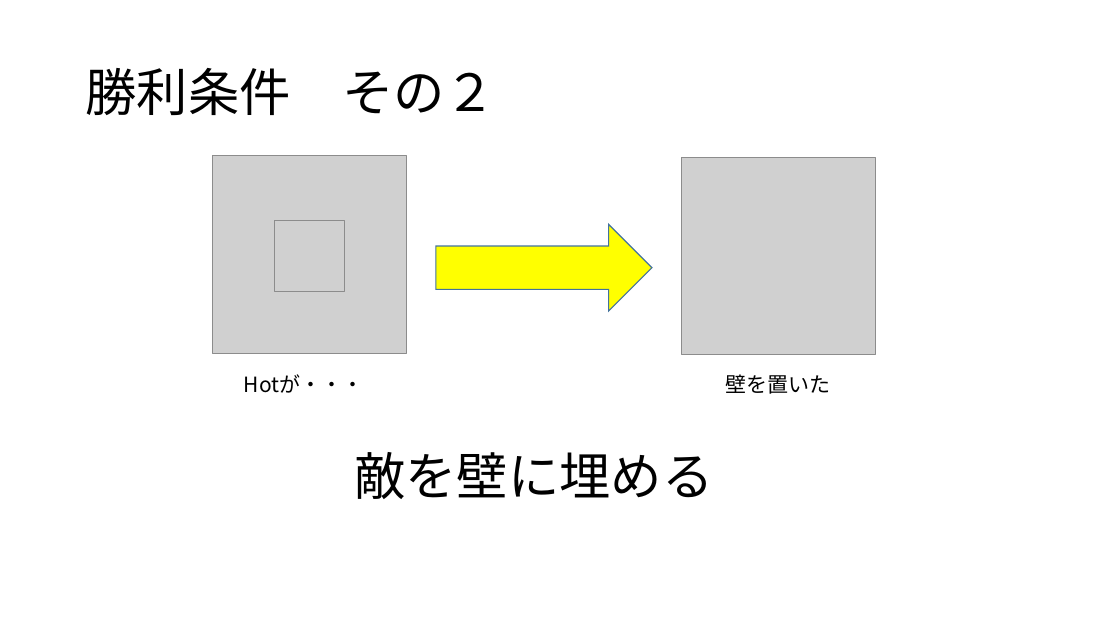
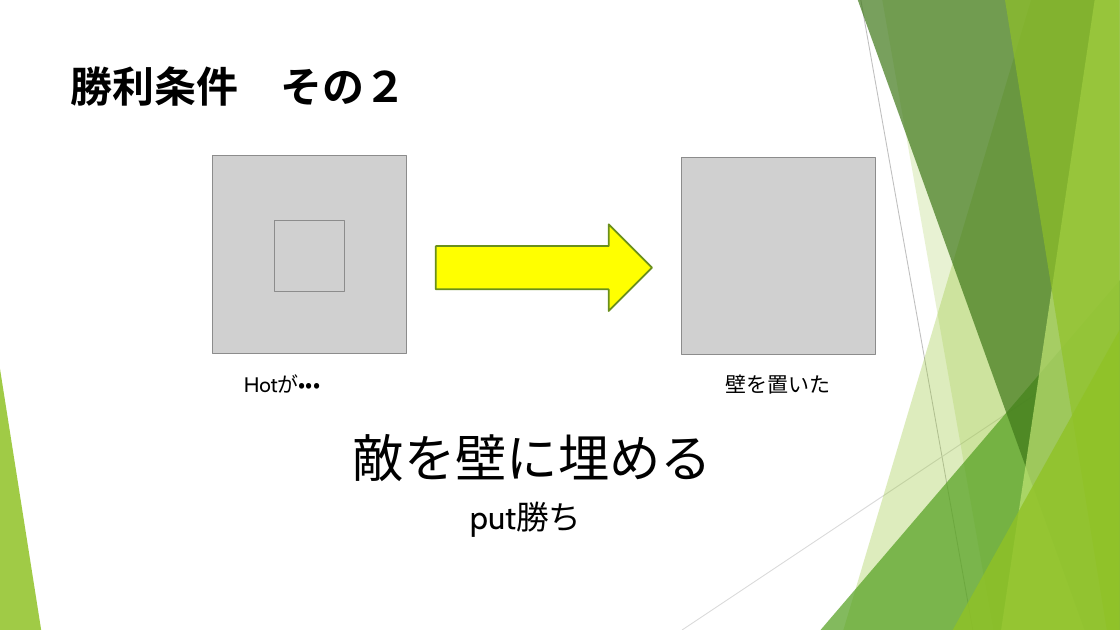
Before and after one commit to noko1024/ChaserDoc, a slide deck: slide 11 of New_U-16.pptx (slide 10 before the commit). Drawn at 1120x630 pixels with LibreOffice and Linux fonts; fonts in the diff are those of the drawing; grey boxes stand for pictures. Boxes give left, top, right and bottom in pixels: in the first picture for what was removed or moved away, otherwise in the second. Text is boxed around its words. In the diff, an @@ line names an element or a change of style, - is before the commit and + after.

```diff
--- a/New_U-16.pptx
+++ b/New_U-16.pptx
@@ title "勝利条件 その２": place and size @@
-title "勝利条件 その２" at bbox=[85, 68, 496, 115]
+title "勝利条件 その２" at bbox=[71, 66, 407, 106]
@@ title "勝利条件 その２" at bbox=[71, 66, 407, 106]: size 44 to 36 pt, font Noto Sans CJK JP to Cabin, bold on; line spacing 0.9 to 1; vertical alignment middle to top @@
@@ right arrow at bbox=[436, 224, 652, 311]: outline #43739E 1 pt to #6B901C 1.5 pt @@
@@ group added at bbox=[0, 0, 1120, 630]: 5 freeform shapes, 3 triangles, 2 lines @@
@@ text "Hotが・・・" at bbox=[244, 375, 320, 393]: font Noto Sans CJK JP to Cabin @@
@@ text "敵を壁に埋める" at bbox=[353, 434, 712, 481]: font Noto Sans CJK JP to Cabin @@
@@ text "敵を壁に埋める": place and size @@
-text "敵を壁に埋める" at bbox=[354, 452, 713, 499]
+text "敵を壁に埋める" at bbox=[353, 434, 712, 481]
@@ text added at bbox=[470, 502, 582, 537], 28 pt, text #000000 @@
+put勝ち
```
Also in this commit, not shown: 15 other slides changed, 6 slides added.
